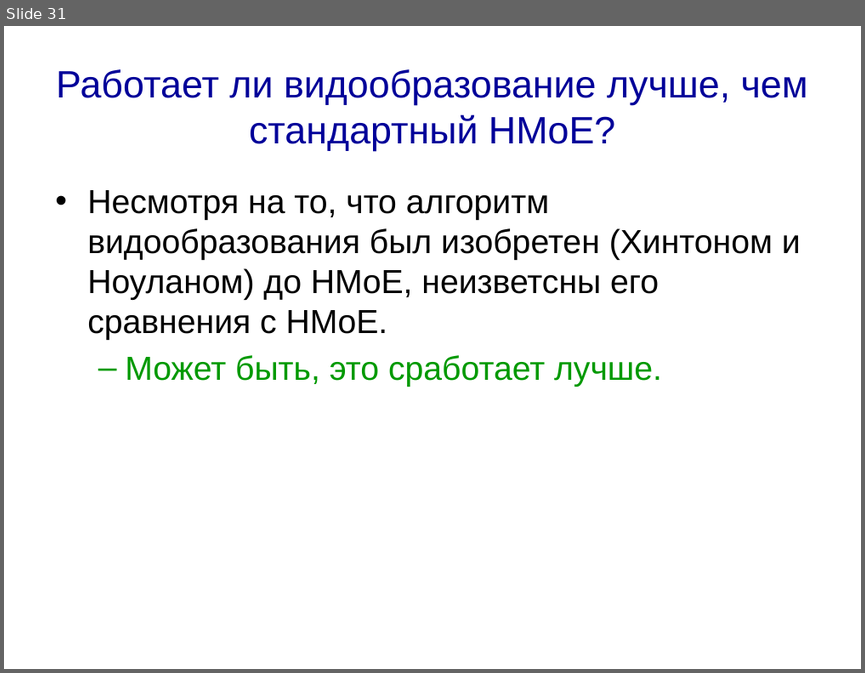
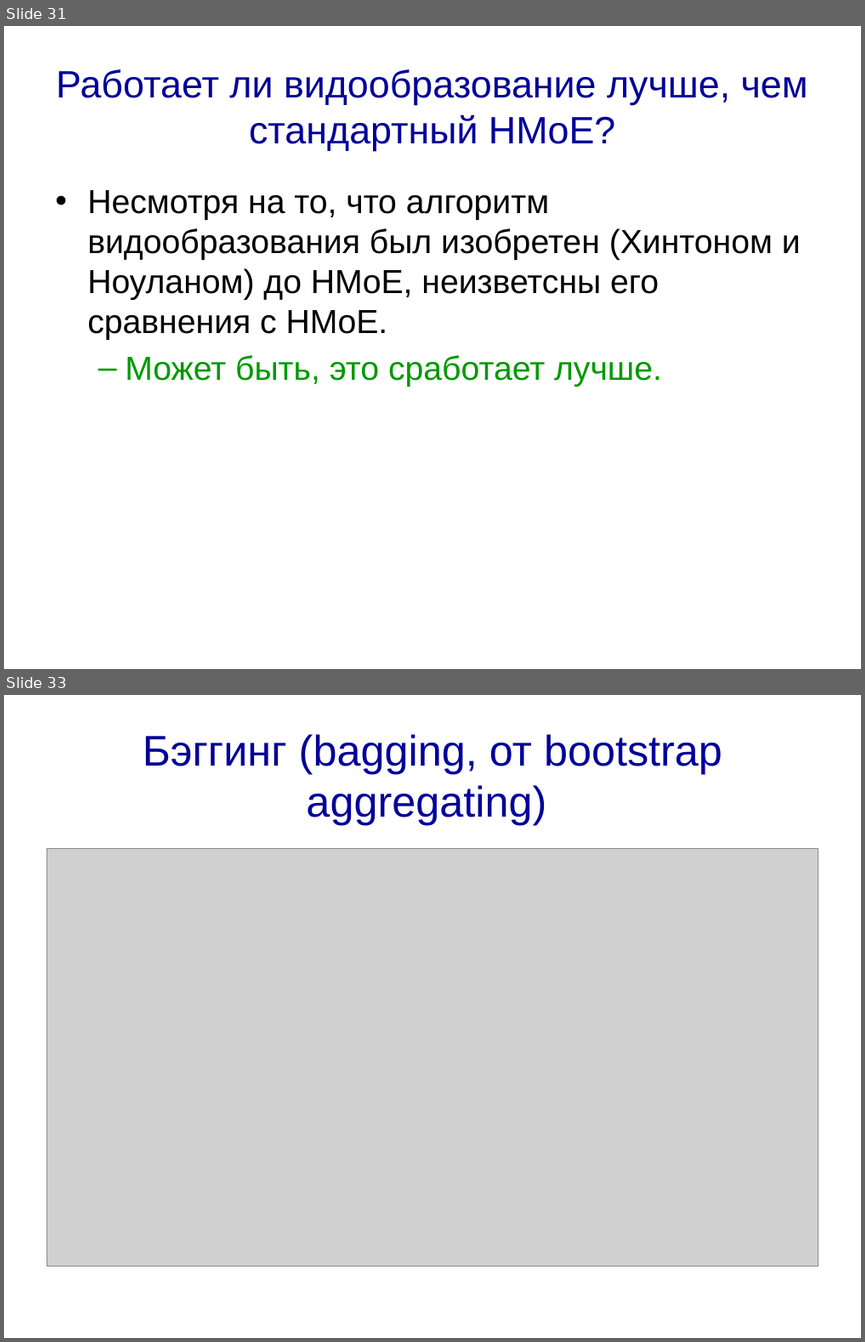
Before and after one commit to sudakov/ai-lab, a slide deck: ML4.pptx. Shown one above the other, each under a label of ours: slide 31 before the commit, slides 31 and 33 after it; the slides between them are not shown. The pictures are 865x673 and 865x1342 pixels, drawn with LibreOffice and Linux fonts; fonts in the diff are those of the drawing; grey boxes stand for pictures. Boxes give left, top, right and bottom in pixels: in the first picture for what was removed or moved away, otherwise in the second. Text is boxed around its words. In the diff, an @@ line names an element or a change of style, - is before the commit and + after.

```diff
--- a/ML4.pptx
+++ b/ML4.pptx
@@ slide 33 added at (4,695,861,1338), background #FFFFFF @@
@@ title added at (143,734,722,825), 36 pt, text #000099 @@
+Бэггинг (bagging, от bootstrap aggregating)
@@ picture added at (46,848,818,1265) @@
```
Also in this commit, not shown: 1 other slide added, 3 other files.
